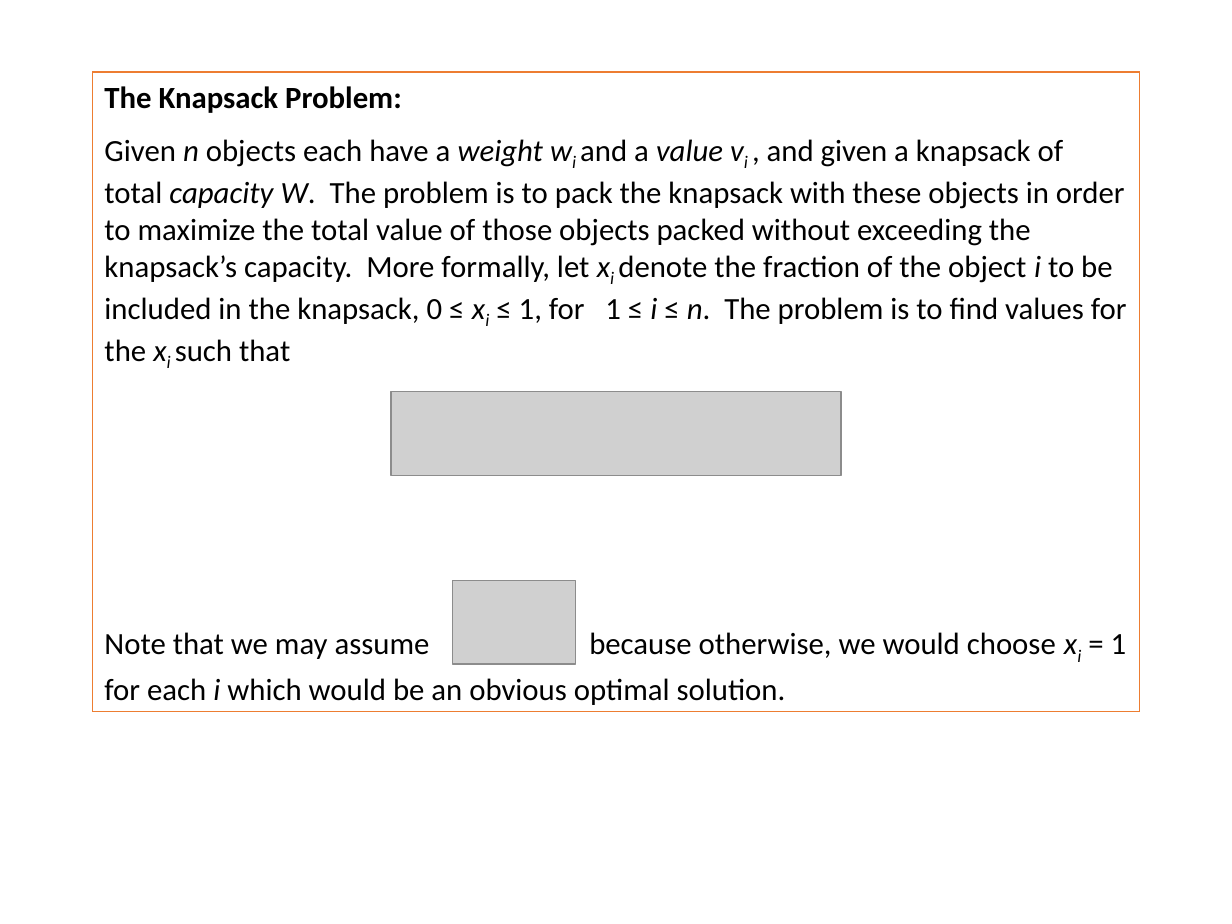
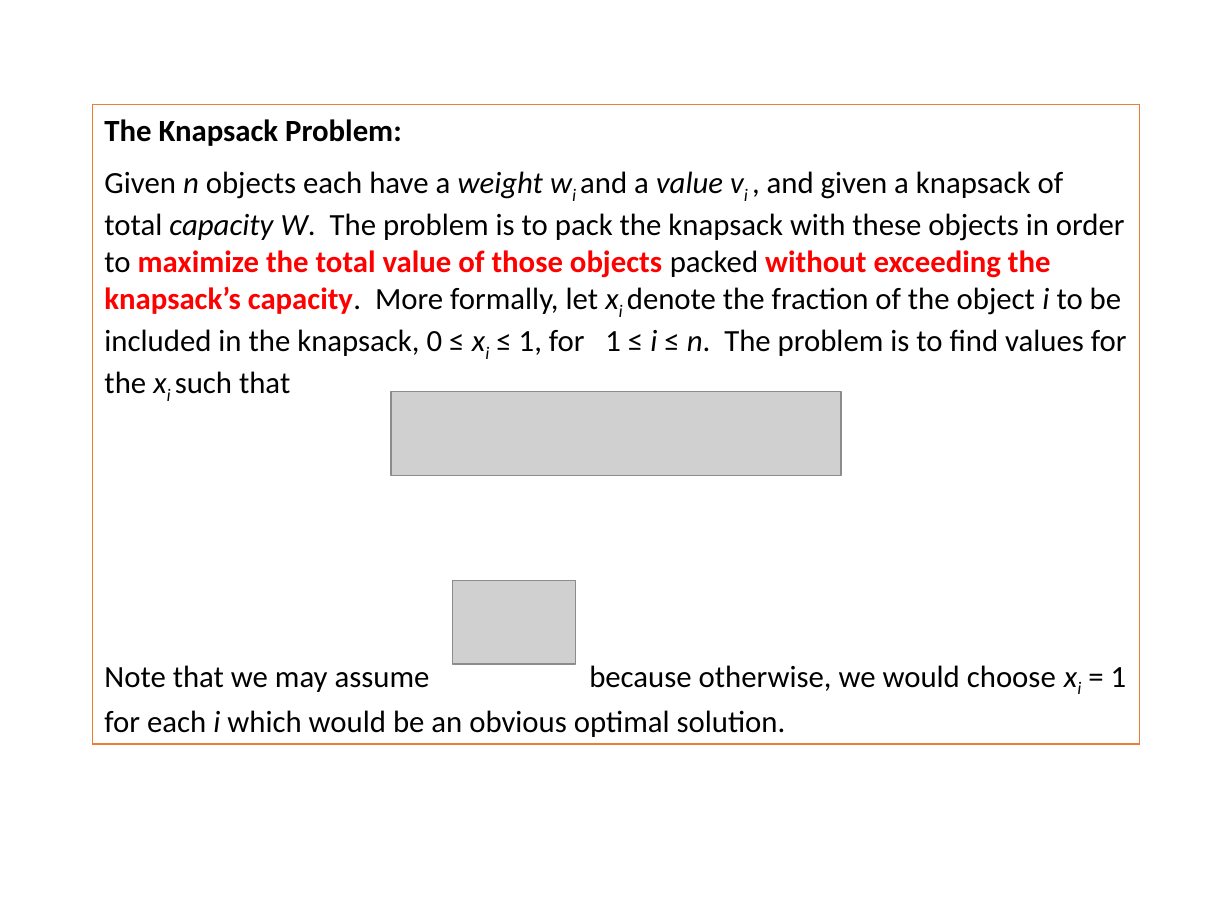
Before and after one commit to munif/paa-2, a slide deck: slide 41 of 161702/presentation/10 - Greedy Algorithm 2/10. Greedy Algorithm (2).pptx (slide 39 before the commit). Drawn at 1232x924 pixels with LibreOffice and Linux fonts; fonts in the diff are those of the drawing; grey boxes stand for pictures. Boxes give left, top, right and bottom in pixels: in the first picture for what was removed or moved away, otherwise in the second. Text is boxed around its words. In the diff, an @@ line names an element or a change of style, - is before the commit and + after.

Commit message:
Updating optimum storage and knapsack greedy problem

```diff
--- a/161702/presentation/10 - Greedy Algorithm 2/10. Greedy Algorithm (2).pptx
+++ b/161702/presentation/10 - Greedy Algorithm 2/10. Greedy Algorithm (2).pptx
@@ rectangle "The Knapsack Problem:": place and size @@
-rectangle "The Knapsack Problem:" at (92, 71, 1140, 711)
+rectangle "The Knapsack Problem:" at (92, 105, 1140, 744)
@@ text in rectangle at (104, 171, 1127, 394): text colour #000000 to #FF0000, bold on in "maximize the total value of those objects ..." @@
```
Also in this commit, not shown: 1 other slide changed, 4 slides added, 3 other files.
